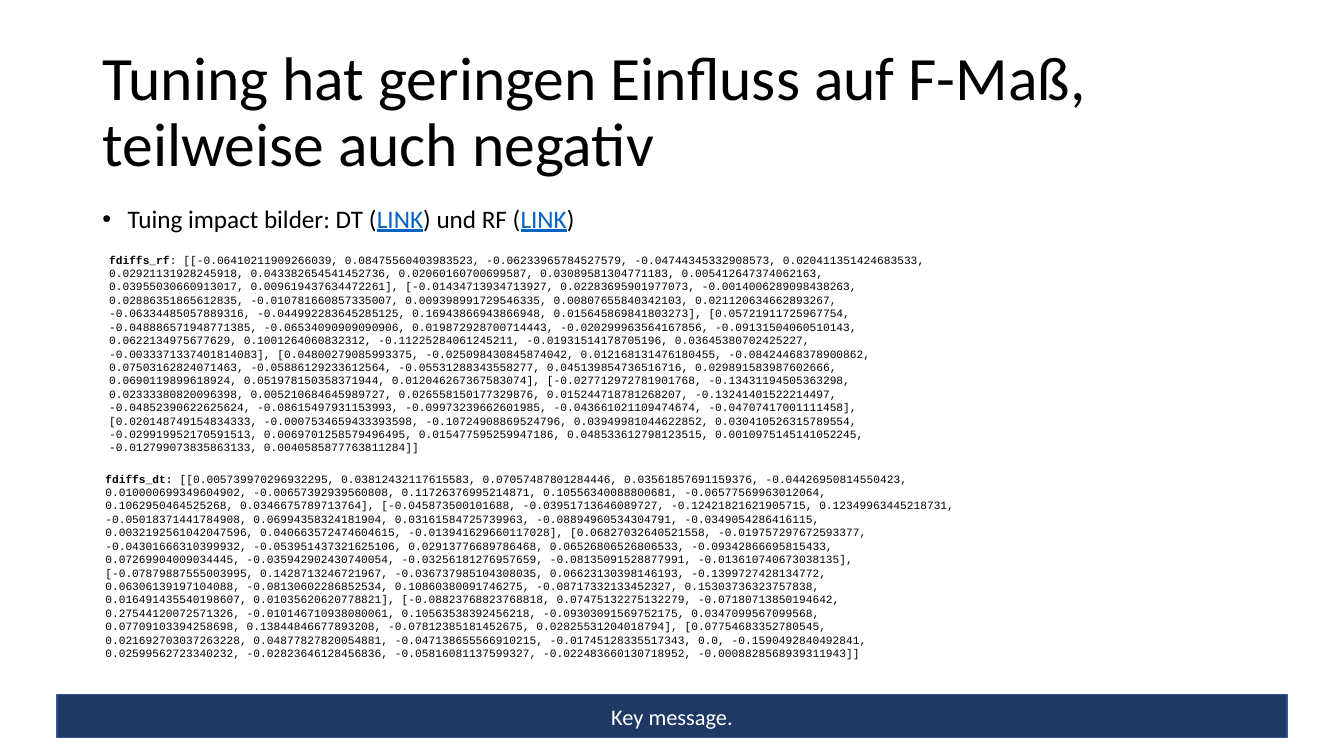
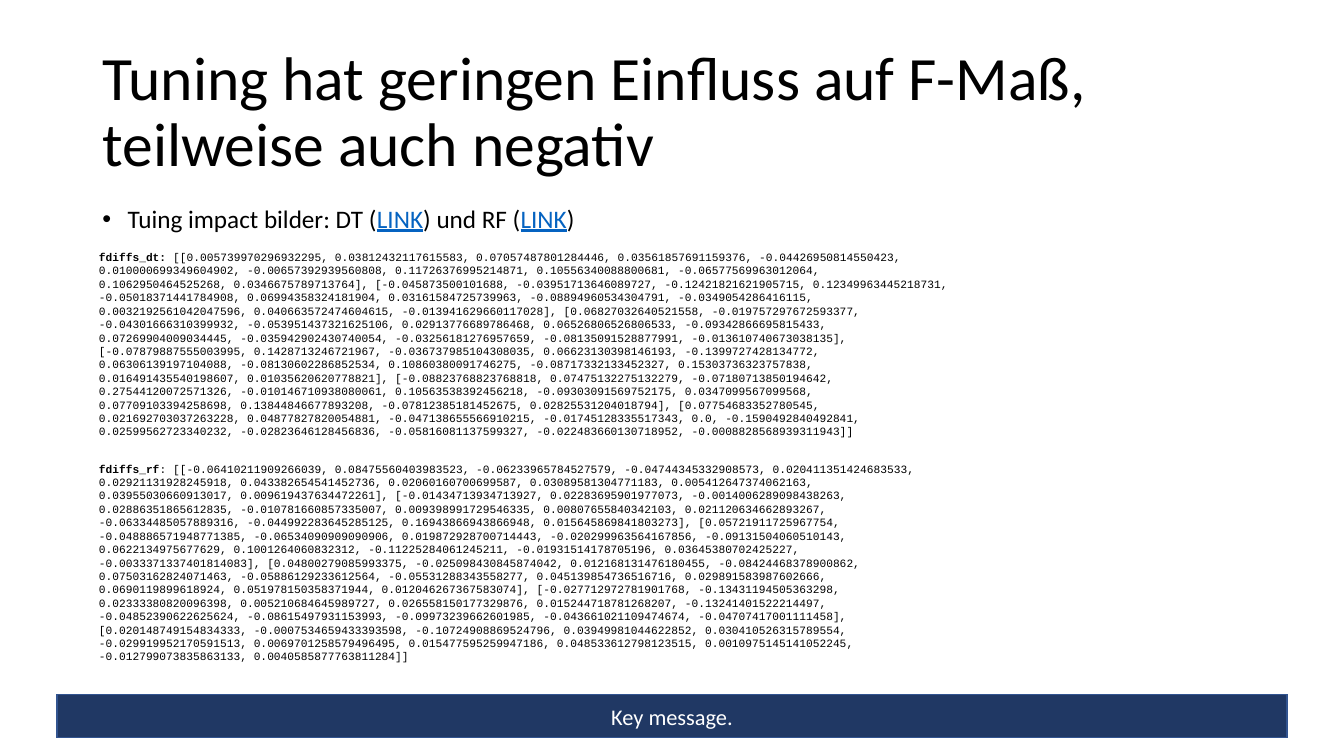
Before and after one commit to feschu/BSc-Thesis-ML, a slide deck: slide 9 of Notes/Dokumentation zum Vorgehen.pptx. Drawn at 1344x756 pixels with LibreOffice and Linux fonts; fonts in the diff are those of the drawing. Boxes give left, top, right and bottom in pixels: in the first picture for what was removed or moved away, otherwise in the second. Text is boxed around its words. In the diff, an @@ line names an element or a change of style, - is before the commit and + after.

Commit message:
Reset tuning method to initial 10TSCV

```diff
--- a/Notes/Dokumentation zum Vorgehen.pptx
+++ b/Notes/Dokumentation zum Vorgehen.pptx
@@ text "fdiffs_dt: [[0.005739970296932295, 0.03812432117615583, 0.07 ..." rewrapped from [106,471,961,660] to [99,253,948,438] @@
@@ rectangle "fdiffs_rf: [[-0.06410211909266039, 0.08475560403983523, -0.0 ...": place and size @@
-rectangle "fdiffs_rf: [[-0.06410211909266039, 0.08475560403983523, -0.0 ..." at [109,259,964,449]
+rectangle "fdiffs_rf: [[-0.06410211909266039, 0.08475560403983523, -0.0 ..." at [99,468,954,657]
```
Also in this commit, not shown: 2 slides added, 1 other file.
